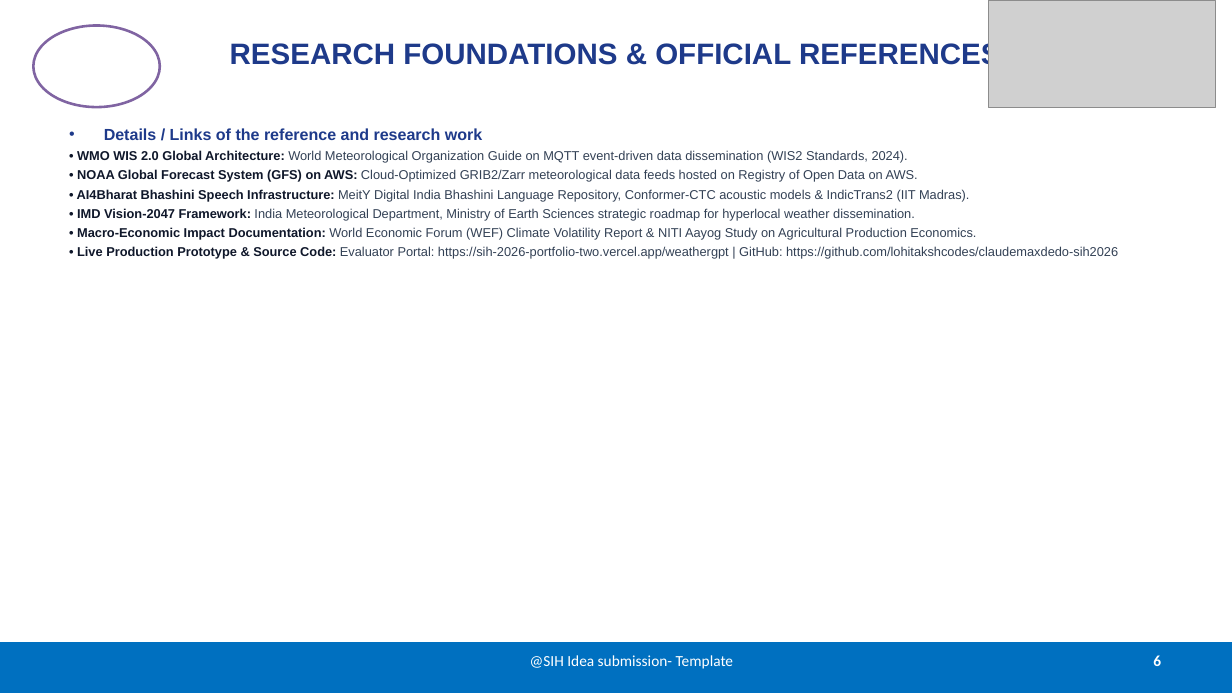
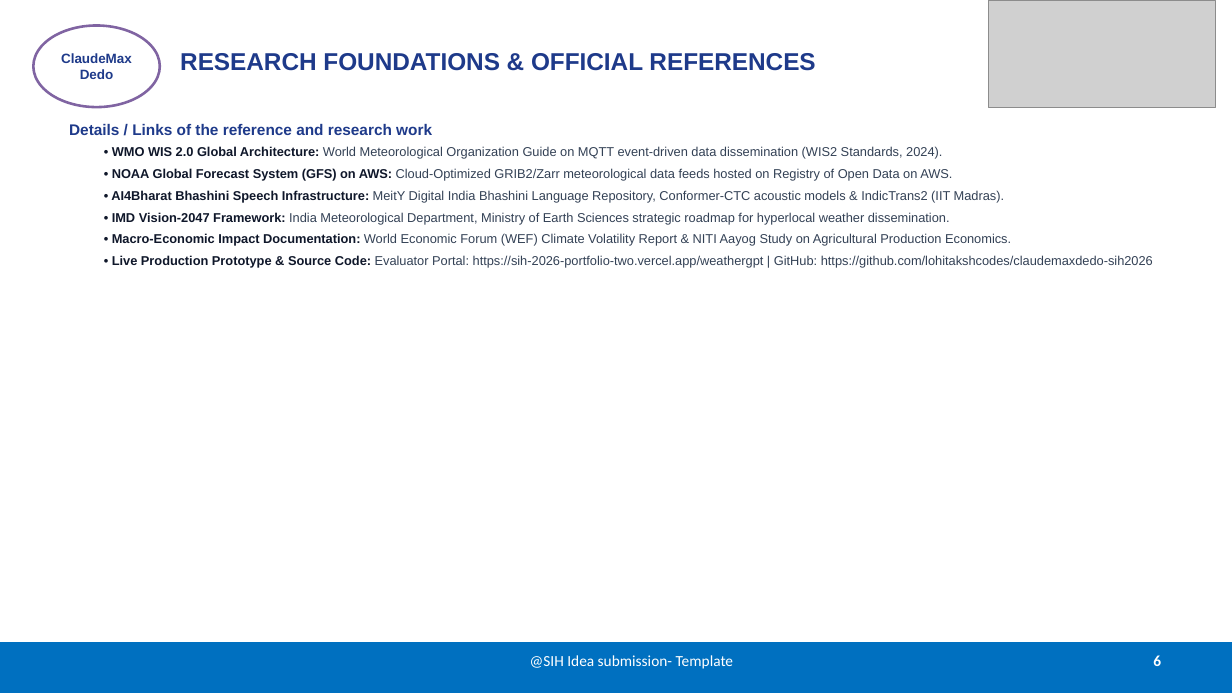
Before and after one commit to lohitakshcodes/claudemaxdedo-sih2026, a slide deck: slide 6 of SIH2026_SIH26068_WeatherGPT_ClaudeMaxDedo.pptx. Drawn at 1232x693 pixels with LibreOffice and Linux fonts; fonts in the diff are those of the drawing; grey boxes stand for pictures. Boxes give left, top, right and bottom in pixels: in the first picture for what was removed or moved away, otherwise in the second. Text is boxed around its words. In the diff, an @@ line names an element or a change of style, - is before the commit and + after.

Commit message:
feat: official SIH 2026 PPTX & PDF presentations with Gemini infographics & architecture diagrams

```diff
--- a/SIH2026_SIH26068_WeatherGPT_ClaudeMaxDedo.pptx
+++ b/SIH2026_SIH26068_WeatherGPT_ClaudeMaxDedo.pptx
@@ ellipse "ClaudeMaxDedo" at bbox=[33, 26, 160, 107]: size 11 to 10.5 pt, text colour #FFFFFF to #1E3A8A @@
@@ title "RESEARCH FOUNDATIONS & OFFICIAL REFERENCES": place and size @@
-title "RESEARCH FOUNDATIONS & OFFICIAL REFERENCES" at bbox=[230, 41, 1001, 70]
+title "RESEARCH FOUNDATIONS & OFFICIAL REFERENCES" at bbox=[180, 53, 815, 71]
@@ title "RESEARCH FOUNDATIONS & OFFICIAL REFERENCES" at bbox=[180, 53, 815, 71]: size 23 to 19 pt; alignment centre to left @@
@@ text "Details / Links of the ..." at bbox=[69, 124, 1153, 268]: size 12.5 to 12 pt in "Details / Links of the reference and ..."; bullet • to none; less space between paragraphs; more space between paragraphs @@
```
Also in this commit, not shown: 4 other slides changed, 15 other files.
